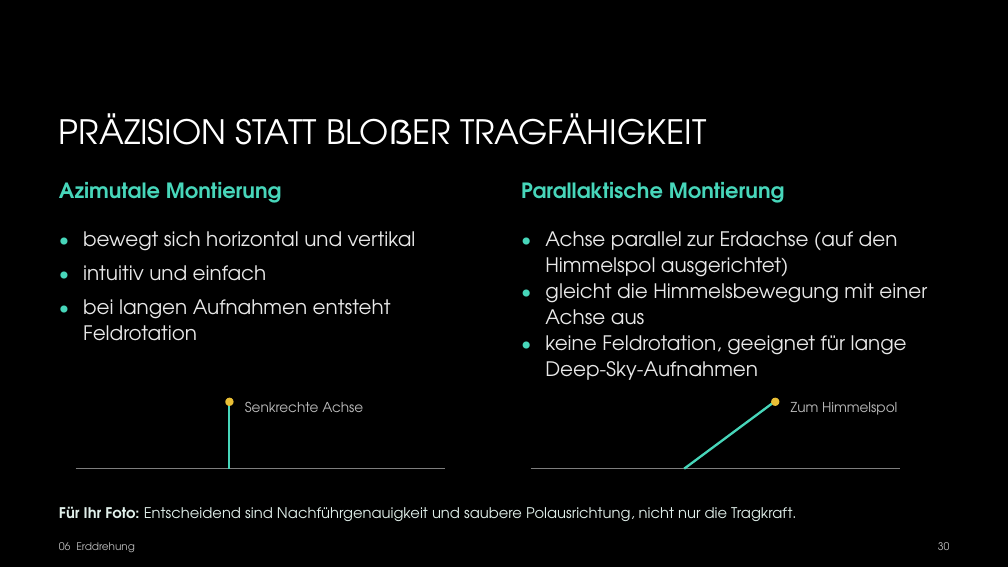
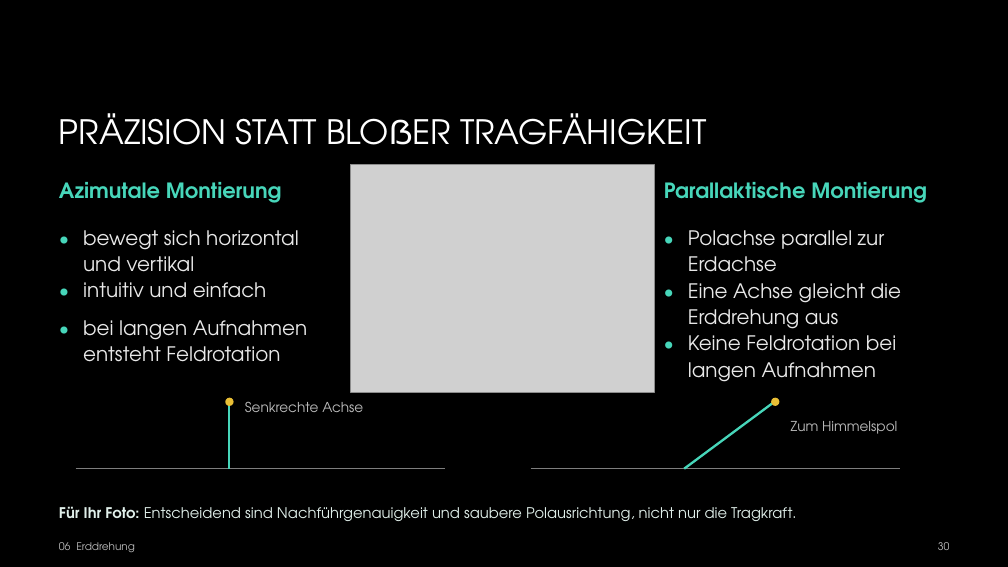
Before and after one commit to hagen-gloetter/Vortrag-Astrofotografie-VHS, a slide deck: slide 30 of Präsenation/Astro-fotografie.pptx. Drawn at 1008x567 pixels with LibreOffice and Linux fonts; fonts in the diff are those of the drawing; grey boxes stand for pictures; background and template pictures are left out. Boxes give left, top, right and bottom in pixels: in the first picture for what was removed or moved away, otherwise in the second. Text is boxed around its words. In the diff, an @@ line names an element or a change of style, - is before the commit and + after.

Commit message:
PPT V3

```diff
--- a/Präsenation/Astro-fotografie.pptx
+++ b/Präsenation/Astro-fotografie.pptx
@@ picture added at (x1=351, y1=165, x2=654, y2=392) @@
@@ text "Parallaktische Montierung" moved from (x1=521, y1=182, x2=785, y2=203) to (x1=664, y1=182, x2=927, y2=203) @@
@@ text "•" rewrapped from (x1=59, y1=225, x2=79, y2=259) to (x1=59, y1=223, x2=79, y2=274) @@
@@ text "bewegt sich horizontal und vertikal" rewrapped from (x1=83, y1=231, x2=416, y2=251) to (x1=83, y1=230, x2=299, y2=272) @@
@@ 3 texts moved together from (x1=521, y1=225, x2=541, y2=381) to (x1=664, y1=223, x2=684, y2=380) @@
@@ text at (x1=688, y1=230, x2=885, y2=272): text changed @@
-Achse parallel zur Erdachse (auf den Himmelspol ausgerichtet)
+Polachse parallel zur Erdachse
@@ text "•" moved from (x1=59, y1=259, x2=79, y2=293) to (x1=59, y1=276, x2=79, y2=311) @@
@@ text "intuitiv und einfach" moved from (x1=83, y1=265, x2=267, y2=281) to (x1=83, y1=282, x2=267, y2=298) @@
@@ text at (x1=688, y1=283, x2=902, y2=329): text changed @@
-gleicht die Himmelsbewegung mit einer Achse aus
+Eine Achse gleicht die Erddrehung aus
@@ text "•" rewrapped from (x1=59, y1=293, x2=79, y2=350) to (x1=59, y1=314, x2=79, y2=377) @@
@@ text "bei langen Aufnahmen entsteht Feldrotation" rewrapped from (x1=83, y1=299, x2=391, y2=341) to (x1=83, y1=320, x2=307, y2=362) @@
@@ text at (x1=688, y1=335, x2=896, y2=382): text changed @@
-keine Feldrotation, geeignet für lange Deep-Sky-Aufnahmen
+Keine Feldrotation bei langen Aufnahmen
@@ text "Zum Himmelspol" moved from (x1=791, y1=402, x2=897, y2=415) to (x1=791, y1=421, x2=897, y2=434) @@
```
Also in this commit, not shown: 27 other slides changed, 12 other files.
